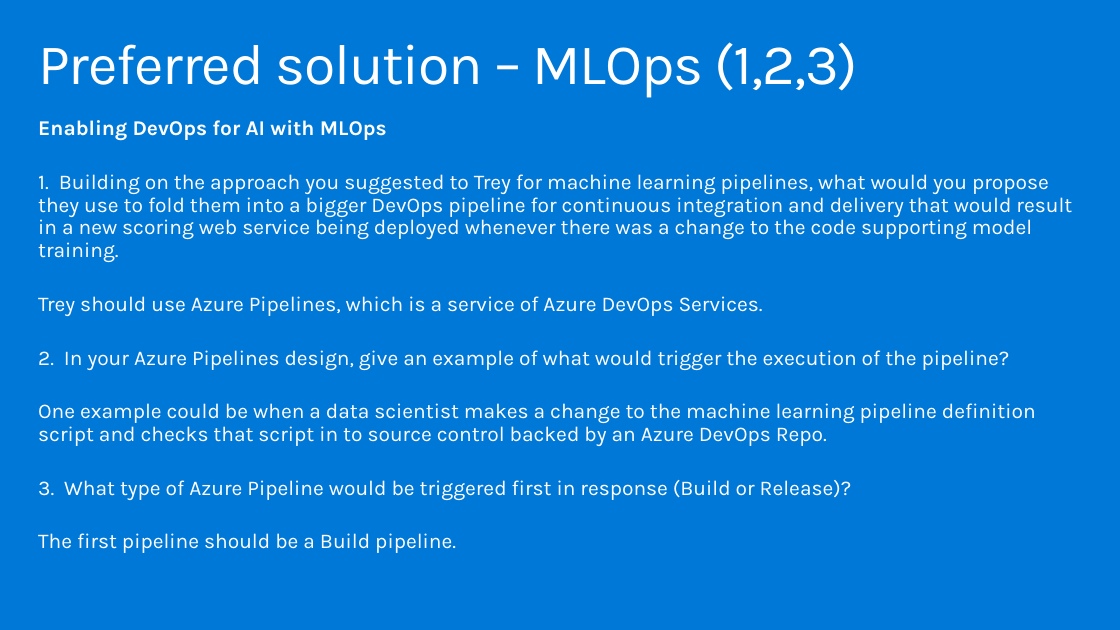
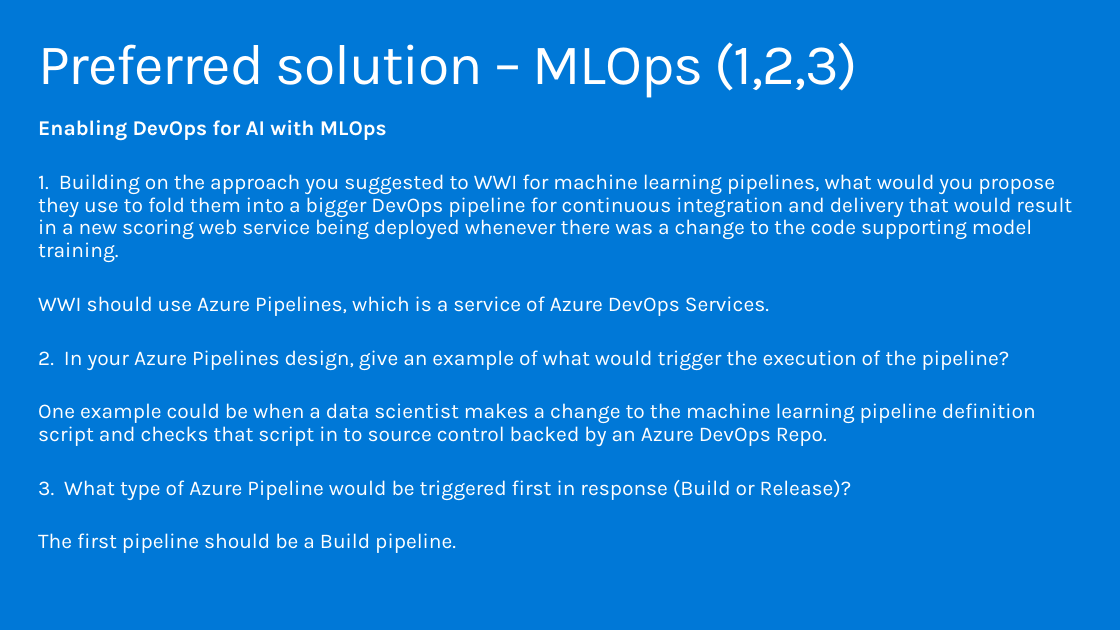
Before and after one commit to tgokal/MCW-ML-Ops, a slide deck: slide 21 of Whiteboard design session/WDS trainer presentation - MLOps.pptx. Drawn at 1120x630 pixels with LibreOffice and Linux fonts; fonts in the diff are those of the drawing. Boxes give left, top, right and bottom in pixels: in the first picture for what was removed or moved away, otherwise in the second. Text is boxed around its words. In the diff, an @@ line names an element or a change of style, - is before the commit and + after.

```diff
--- a/Whiteboard design session/WDS trainer presentation - MLOps.pptx
+++ b/Whiteboard design session/WDS trainer presentation - MLOps.pptx
@@ text at (x1=38, y1=174, x2=1072, y2=316): text changed @@
-1. Building on the approach you suggested to Trey for machine learning pipelines, what would you propose they use to fold them into a bigger DevOps pipeline for continuous integration and delivery that would result in a new scoring web service being deployed whenever there was a change to the code supporting model training.
-Trey should use Azure Pipelines, which is a service of Azure DevOps Services.
+1. Building on the approach you suggested to WWI for machine learning pipelines, what would you propose they use to fold them into a bigger DevOps pipeline for continuous integration and delivery that would result in a new scoring web service being deployed whenever there was a change to the code supporting model training.
+WWI should use Azure Pipelines, which is a service of Azure DevOps Services.
```
Also in this commit, not shown: 12 other slides changed, 4 other files.
